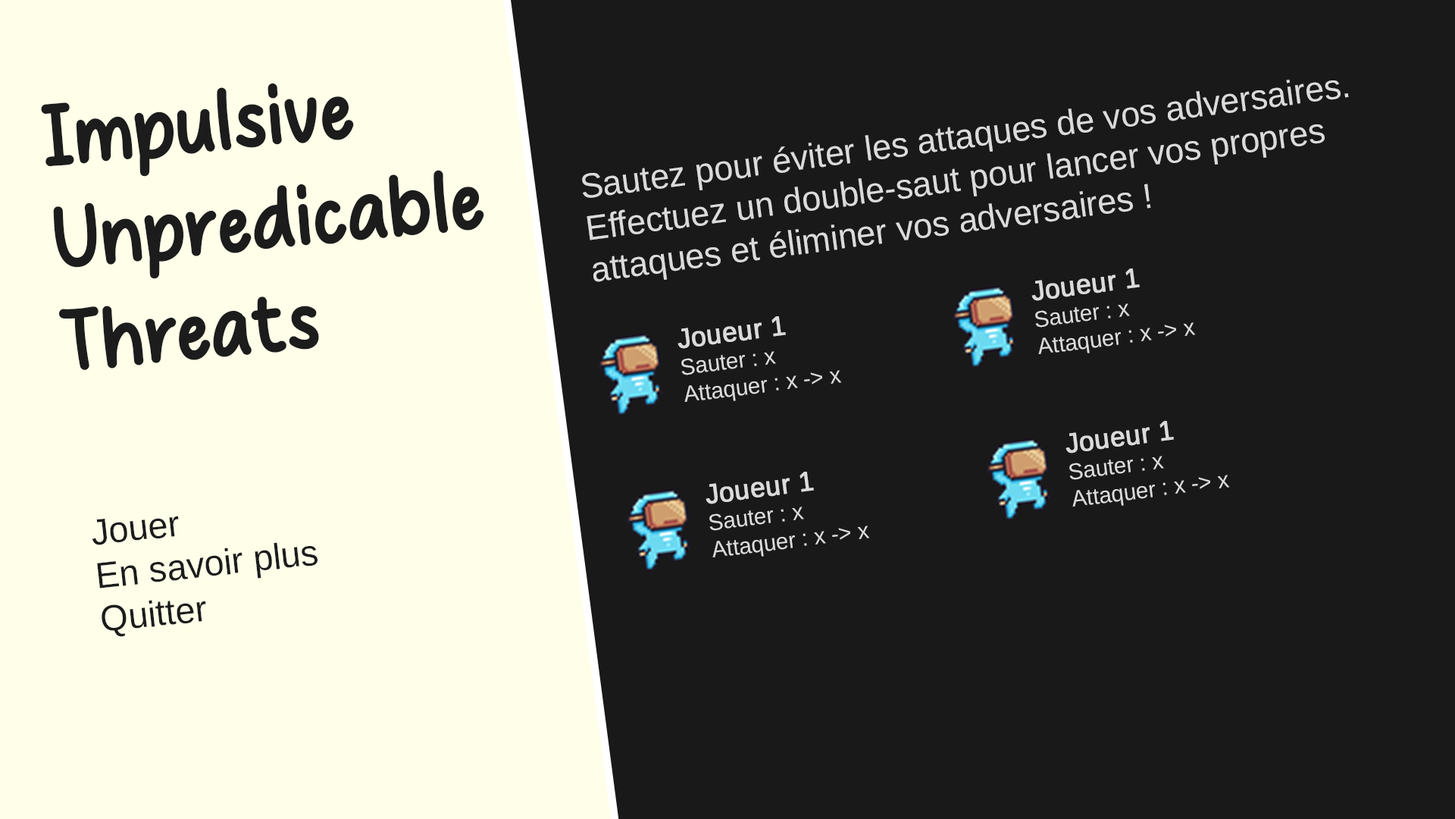
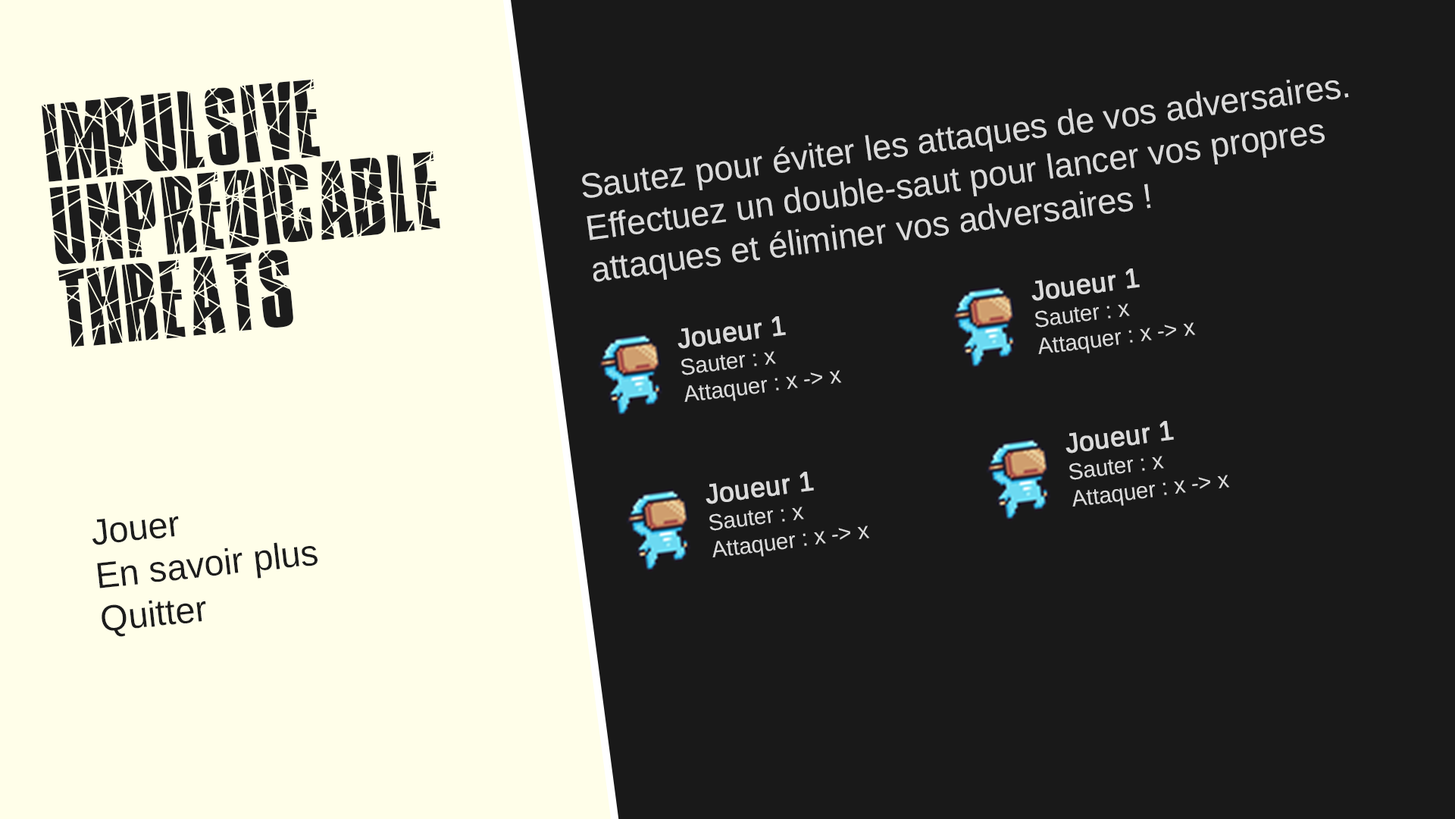
The second (1455, 819) image is a revision of the first. Changes to its layers:
painted on "Impulsive Unpredicable Threats" over 40, 78, 485, 370
